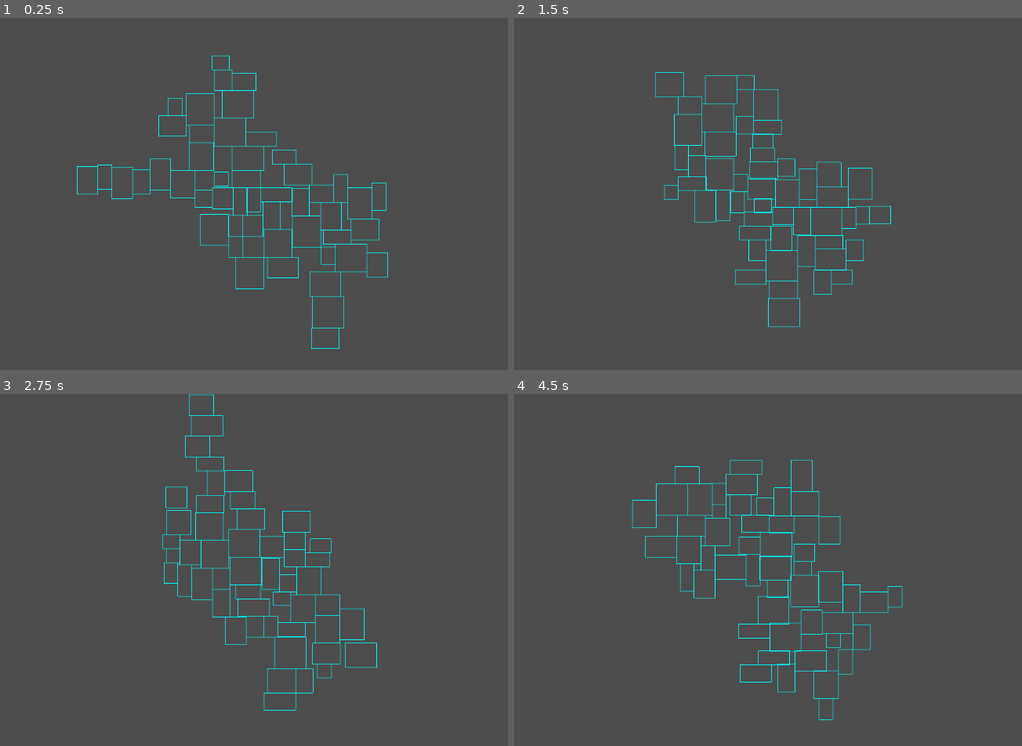
Above: before the commit, frames 1-4 (two rows, left to right).
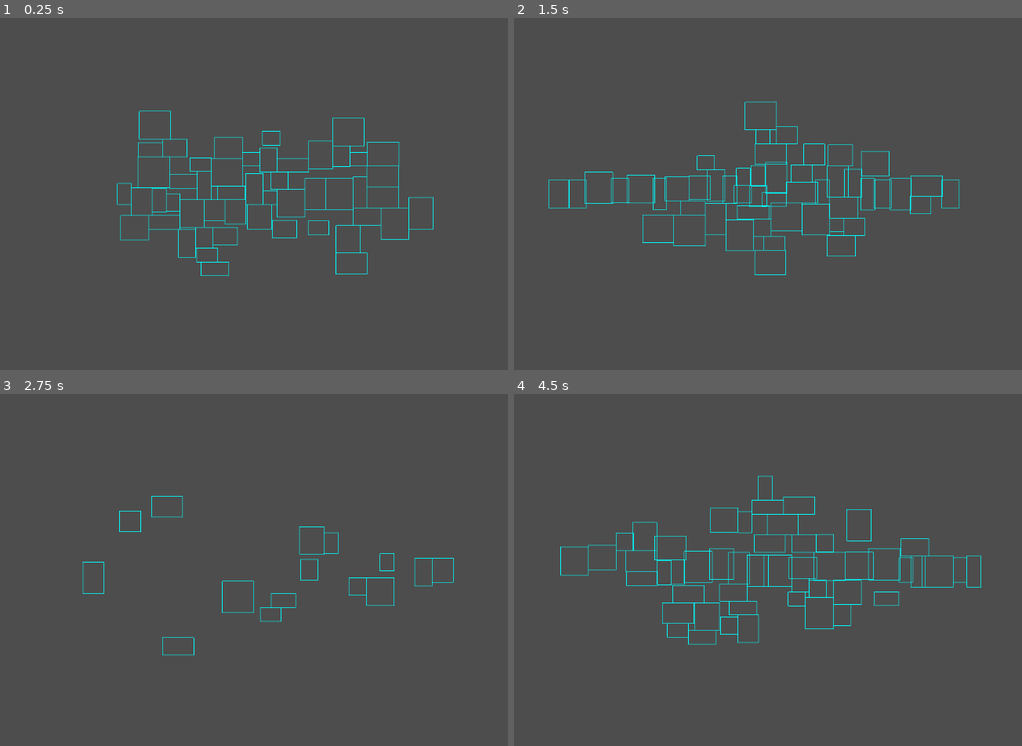
Above: after the commit, the same moments.

Repository: zamolnar/Spread-Game
Game: Godot game, scene res://scenesAndScripts/Dungeon.tscn
The game is run twice, just before and just after one commit, with the same random seed, the same clock (stepped at 60 frames per second) and the same inputs.
Inputs:
- Up to frame 1 (0.25 s): no input
- Up to frame 2 (1.5 s): hold D (Right) 0.53-1.28 s; hold Space (ui_select) 0.53-1.28 s; hold S (Down) from 1.28 s (still down); tap Space (ui_select) at 1.35 s
- Up to frame 3 (2.75 s): tap Space (ui_select) at 1.52, 1.82 s; release S (Down) at 2.03 s; hold D (Right) from 2.03 s (still down); hold Space (ui_select) from 2.03 s (still down)
- Up to frame 4 (4.5 s): release D (Right) at 2.78 s; release Space (ui_select) at 2.78 s; hold W (Up) 2.78-3.53 s; tap Space (ui_select) at 2.85, 3.02, 3.32, 4.35 s; hold Space (ui_select) 3.53-4.28 s; hold A (Left) from 3.53 s (still down)

The runs differ from the first frame. In frame 1, 3.5% of the frame differs, in the area x 15-86%, y 10-94%; in frame 2, 3.6%; in frame 3, 2.3%; in frame 4, 3.8%, in the area x 9-92%, y 18-93%.

Commit message:
implemented the Earthquake
function that removes a random half of the generated rooms, this results in more spread

Diff:
--- a/scenesAndScripts/Dungeon.gd
+++ b/scenesAndScripts/Dungeon.gd
@@ -6,6 +6,8 @@
 var num_rooms = 50		#number rooms for initial generate (gets cut down later)
 var min_size = 4		#smallest possible length for width/height
 var max_size = 10		#largest possible length for width/height
+var horizontalSpread = 400		#biases horizontal generation over vertical
+var theEarthquake = 0.5		#randomly destroys this percent of the rooms (providing better spread)
 
 func _ready():
 	randomize()
@@ -13,12 +15,22 @@
 
 func create_rooms():
 	for i in range(num_rooms):
-		var pos = Vector2(0,0)						#the origin of the 2d plane, position is already a keyword so use pos
+		var pos = Vector2(randi_range(-horizontalSpread, horizontalSpread),0)						#the origin of the 2d plane, position is already a keyword so use pos
 		var roomInstance = Room.instantiate()			#a room...
 		var width = min_size + randi() % (max_size - min_size)		#random size between min and max
 		var height = min_size + randi() % (max_size - min_size)		#random size between min and max
 		roomInstance.room_create(pos, Vector2(width,height)* tile_size)	#room create
 		$Rooms.add_child(roomInstance)		#keep track of rooms in a list
+
+#wait for engine to finish spreading rooms out
+	await get_tree().create_timer(1).timeout
+# remove rooms (possibly)
+	for room in $Rooms.get_children():
+		if randf() < theEarthquake:
+			room.queue_free()		#remove the room
+		else:
+			room.freeze = true		#hold the room still
+
 
 func _draw():			#strictly for visualizing
 	for room in $Rooms.get_children():
--- a/scenesAndScripts/Room.gd
+++ b/scenesAndScripts/Room.gd
@@ -6,5 +6,6 @@
 	position = _pos
 	size = _size
 	var s = RectangleShape2D.new()	#looks like a rectangle
+	s.custom_solver_bias = 0.75
 	s.extents = size
 	$CollisionShape2D.shape = s		#hitbox like a rectangle
